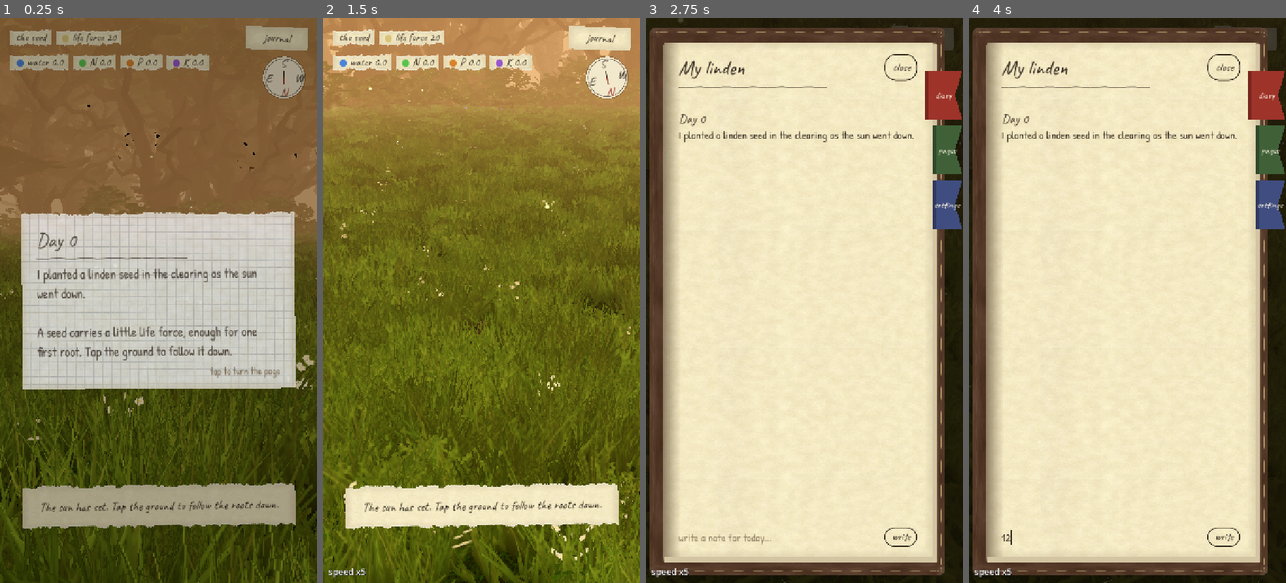
Above: before the commit, frames 1-4 (left to right).
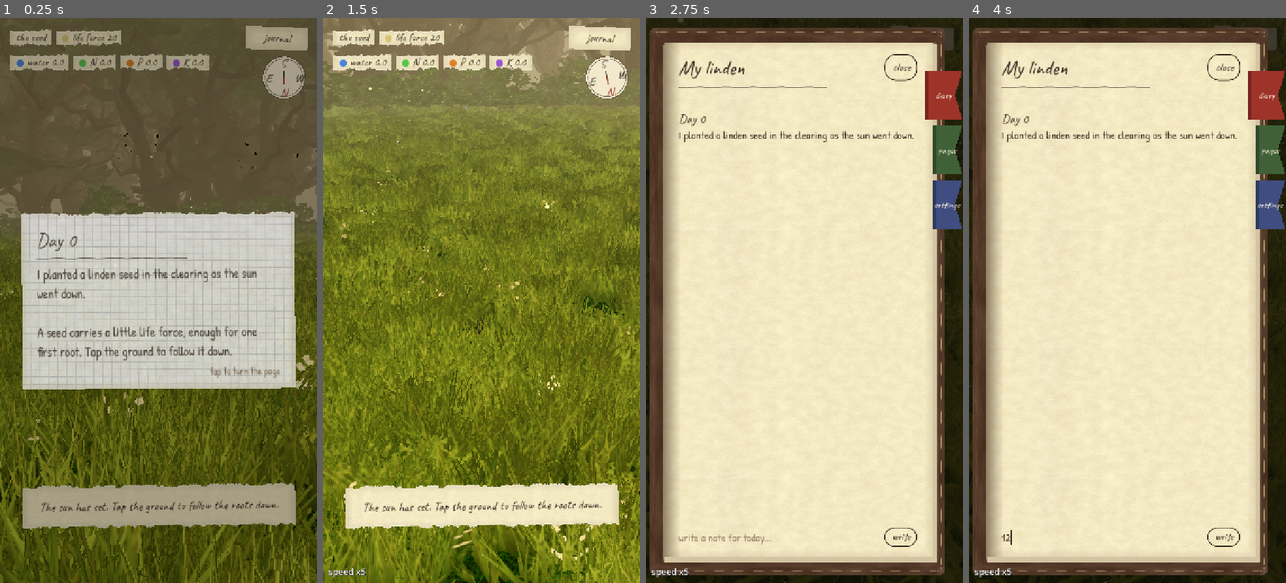
Above: after the commit, the same moments.

Repository: SimonSouleyman/gamdev
Game: Godot game, scene res://main.tscn
Two runs of this game, one before a commit and one after it. Both use one fixed random seed, a clock stepped at 60 frames per second and the inputs below.
Inputs (mouse positions are in pixels of both pictures, inside the frame that each line leads up to):
- Up to frame 1 (0.25 s): no input
- Up to frame 2 (1.5 s): tap Enter at 0.5 s; move the mouse to (551, 272) at 0.52 s; hold Right (ui_right) 0.53-1.25 s; tap T at 0.6 s; click (551, 272) at 0.67 s; tap Space at 0.77, 1.07 s; drag from (418, 328) to (465, 413) at 1.27 s
- Up to frame 3 (2.75 s): move the mouse to (836, 176) at 2.02 s; hold Right (ui_right) from 2.03 s (still down); tap J at 2.1 s
- Up to frame 4 (4 s): release Right (ui_right) at 2.75 s; click (1105, 537) at 2.77 s; type "12" at 2.85 s; click "journal" at 3.5 s

The runs differ from the first frame. In frame 1, 37% of the frame differs, in the area x 0-100%, y 0-100%; in frame 2, 31%; in frame 3, less than 0.1%; in frame 4, less than 0.1%.

Commit message:
Realism round: one trunk and a crown (stronger apical dominance), bare lower trunk, shaded crown interior, less neon leaves, warm light spread over morning and evening, bluer noon sky, softer forest tint and sunset, lighter meadow, limbs sway in the wind
Co-Authored-By: Claude Opus 5.5 (1M context) <noreply@anthropic.com>

Diff:
--- a/Tree/shared/species.gd
+++ b/Tree/shared/species.gd
@@ -11,7 +11,7 @@
 var needs: PackedFloat32Array = PackedFloat32Array([1.0, 0.8, 0.3, 0.4])
 ## Apical dominance 0..1 (Borchert-Honda lambda): high = tall and narrow, low = broad.
 ## Also the share of new markers placed just above the leader (GrowthSim).
-var apical_dominance: float = 0.1
+var apical_dominance: float = 0.25
 ## How strongly shoots bend toward the sun.
 var phototropism: float = 0.5
 ## How strongly shoots resist gravity (negative = droop).
--- a/Tree/tree/bark.gdshader
+++ b/Tree/tree/bark.gdshader
@@ -23,6 +23,16 @@
 	float n = texture(noise, uv * vec2(3.0, 0.45)).r;
 	float m = texture(noise, uv * vec2(9.0, 1.6) + vec2(0.37, 0.11)).r;
 	return smoothstep(0.35, 0.75, n * 0.7 + m * 0.3);
+}
+
+uniform float sway_strength = 1.0;
+
+void vertex() {
+	// Slow limb sway, growing with height, so the crown moves as a whole in the wind.
+	vec3 w = (MODEL_MATRIX * vec4(VERTEX, 1.0)).xyz;
+	float limb = 0.02 * pow(max(w.y, 0.0), 1.2) * sway_strength;
+	vec2 s = vec2(sin(TIME * 0.6 + w.x * 0.2), cos(TIME * 0.5 + w.z * 0.2)) * limb;
+	VERTEX += inverse(mat3(MODEL_MATRIX)) * vec3(s.x, 0.0, s.y);
 }
 
 void fragment() {
--- a/Tree/tree/foliage.gd
+++ b/Tree/tree/foliage.gd
@@ -156,7 +156,7 @@
 ## Seeded; the root of the clump is at the bottom centre of the image.
 static func clump_texture(herbs: bool, seed: int, size: int = 256) -> ImageTexture:
 	# Painted once, then kept in the user folder.
-	var cache := "user://cache/clump_%s_%d_%d_v1.png" % ["herbs" if herbs else "grass", seed, size]
+	var cache := "user://cache/clump_%s_%d_%d_v2.png" % ["herbs" if herbs else "grass", seed, size]
 	if FileAccess.file_exists(cache):
 		var cached := Image.load_from_file(ProjectSettings.globalize_path(cache))
 		if cached != null and not cached.is_empty():
@@ -173,8 +173,8 @@
 		var lean := rng.randf_range(-0.35, 0.35)
 		var bend := rng.randf_range(-0.25, 0.25)
 		var dry := rng.randf() < 0.12 and not herbs
-		var base_col := Color(0.1, 0.18, 0.05)
-		var tip_col := Color(0.47, 0.6, 0.22).lerp(Color(0.62, 0.62, 0.3), 0.6 if dry else rng.randf() * 0.2)
+		var base_col := Color(0.18, 0.28, 0.08)
+		var tip_col := Color(0.62, 0.72, 0.3).lerp(Color(0.62, 0.62, 0.3), 0.6 if dry else rng.randf() * 0.2)
 		tip_col = tip_col * rng.randf_range(0.8, 1.1)
 		var width := rng.randf_range(2.2, 3.6)
 		var steps := int(h)
--- a/Tree/tree/ground.gdshader
+++ b/Tree/tree/ground.gdshader
@@ -5,7 +5,7 @@
 uniform sampler2D noise : filter_linear_mipmap, repeat_enable;
 uniform sampler2D ground_albedo : source_color, filter_linear_mipmap, repeat_enable;
 uniform bool use_texture = false;
-uniform vec3 lush : source_color = vec3(0.25, 0.4, 0.13);
+uniform vec3 lush : source_color = vec3(0.33, 0.48, 0.16);
 uniform vec3 dry : source_color = vec3(0.42, 0.46, 0.2);
 uniform vec3 earth : source_color = vec3(0.27, 0.24, 0.15);
 
--- a/Tree/tree/leaf.gdshader
+++ b/Tree/tree/leaf.gdshader
@@ -14,7 +14,7 @@
 // The forest behind is darker and cooler; the hero tree gets a light rim, so it stands out.
 uniform vec3 tint_mul : source_color = vec3(1.0);
 uniform float rim_strength = 0.0;
-uniform vec3 translucency = vec3(0.22, 0.32, 0.06);
+uniform vec3 translucency = vec3(0.12, 0.16, 0.04);
 
 void vertex() {
 	// Normals bend outward from the cluster centre, so a cluster shades like a soft ball of leaves.
@@ -23,7 +23,11 @@
 	vec3 world = (MODEL_MATRIX * vec4(0.0, 0.0, 0.0, 1.0)).xyz;
 	float gust = sin(TIME * 0.9 + world.x * 0.35 + world.z * 0.27) * 0.5 + 0.5;
 	float sway = sin(TIME * 1.9 + world.x * 1.3 + world.y * 0.7) * 0.04 * (0.4 + gust);
-	float flutter = sin(TIME * 7.0 + VERTEX.x * 9.0 + VERTEX.z * 7.0 + world.y * 3.0) * 0.025 * UV.y;
+	float flutter = sin(TIME * 4.0 + VERTEX.x * 9.0 + VERTEX.z * 7.0 + world.y * 3.0) * 0.025 * UV.y;
+	// Whole limbs sway slowly with height (same as the bark), leaves flutter on top.
+	float limb = 0.02 * pow(max(world.y, 0.0), 1.2);
+	vec2 lsw = vec2(sin(TIME * 0.6 + world.x * 0.2), cos(TIME * 0.5 + world.z * 0.2)) * limb;
+	VERTEX += (inverse(mat3(MODEL_MATRIX)) * vec3(lsw.x, 0.0, lsw.y));
 	VERTEX += vec3(sway, flutter * 0.5, sway * 0.6 + flutter) * wind_strength;
 }
 
@@ -35,7 +39,7 @@
 		if (dither > keep) { discard; }
 	}
 	vec4 tex = texture(leaf_texture, UV);
-	ALBEDO = tex.rgb * COLOR.rgb * tint_mul;
+	ALBEDO = tex.rgb * COLOR.rgb * tint_mul * vec3(0.88, 0.92, 0.78);
 	RIM = rim_strength;
 	RIM_TINT = 0.4;
 	ALPHA = use_atlas ? texture(leaf_opacity, UV).r : tex.a;
--- a/Tree/tree/meadow.gd
+++ b/Tree/tree/meadow.gd
@@ -26,7 +26,7 @@
 		var r: float = h["radius"]
 		match str(h["kind"]):
 			"damp":
-				_wet_patch(p, r * 1.2, Color(0.1, 0.13, 0.07), 0.8)
+				_wet_patch(p, r * 1.2, Color(0.16, 0.22, 0.09), 0.9)
 			"rushes":
 				_scatter(p, r, 18, func(q: Vector3) -> void: _blade(q, _rng.randf_range(0.45, 0.8), 0.012, _mats["rush"]))
 			"clover":
--- a/Tree/tree/scenery.gd
+++ b/Tree/tree/scenery.gd
@@ -38,7 +38,7 @@
 	# Depth separation (Simon: the tree must stand out from the forest): the wood is darker,
 	# cooler and without the hero tree's rim light.
 	(bark as ShaderMaterial).set_shader_parameter("tint_mul", Color(0.62, 0.64, 0.66))
-	(leaf as ShaderMaterial).set_shader_parameter("tint_mul", Color(0.6, 0.68, 0.7))
+	(leaf as ShaderMaterial).set_shader_parameter("tint_mul", Color(0.8, 0.86, 0.84))
 	(bark as ShaderMaterial).set_shader_parameter("rim_strength", 0.0)
 	(leaf as ShaderMaterial).set_shader_parameter("rim_strength", 0.0)
 	for c in get_children():
@@ -577,7 +577,7 @@
 		var top := maxf(18.0, camera_pos.y + 14.0)
 		_wall.scale.y = top / 22.0
 		_wall.position.y = top * 0.5 - 2.0
-		(_wall.material_override as ShaderMaterial).set_shader_parameter("tint", Color(0.55, 0.6, 0.55).lerp(sun_color, 0.3) * (0.5 + 0.5 * clampf(h * 3.0, 0.0, 1.0)))
+		(_wall.material_override as ShaderMaterial).set_shader_parameter("tint", Color(0.55, 0.6, 0.55).lerp(sun_color, 0.1) * (0.5 + 0.5 * clampf(h * 3.0, 0.0, 1.0)))
 	# Clouds: drift with the wind, white by day, warm and dim at the low sun.
 	var cloud_col := Color(1.0, 0.72, 0.55).lerp(Color(1, 1, 1), clampf(h * 3.0, 0.0, 1.0))
 	var bright := 0.35 + 0.75 * clampf(h * 2.5, 0.0, 1.0) if day else 0.3
--- a/Tree/tree/tree_view.gd
+++ b/Tree/tree/tree_view.gd
@@ -104,7 +104,7 @@
 	_sky_mat = PhysicalSkyMaterial.new()
 	_sky_mat.rayleigh_coefficient = 2.0
 	_sky_mat.mie_coefficient = 0.004
-	_sky_mat.turbidity = 3.0
+	_sky_mat.turbidity = 6.0
 	_sky_mat.sun_disk_scale = 1.4
 	_sky_mat.ground_color = Color(0.22, 0.3, 0.14)
 	_sky_mat.energy_multiplier = 1.0
@@ -126,9 +126,9 @@
 	_env.glow_bloom = 0.05
 	_env.fog_enabled = true
 	# Haze lies between the tree and the forest: the wood recedes, the tree stays crisp.
-	_env.fog_density = 0.013
+	_env.fog_density = 0.011
 	_env.fog_light_color = Color(0.45, 0.55, 0.5)
-	_env.fog_aerial_perspective = 0.85
+	_env.fog_aerial_perspective = 0.4
 	_env.fog_sky_affect = 0.05
 	_env.adjustment_enabled = true
 	_env.adjustment_saturation = 1.0
@@ -196,7 +196,7 @@
 	Assets.apply_leaf(_leaf_mat)
 	_leaves.material_override = _leaf_mat
 	# The player's tree catches the light at its edges, so it reads against the forest wall.
-	_leaf_mat.set_shader_parameter("rim_strength", 0.25)
+	_leaf_mat.set_shader_parameter("rim_strength", 0.1)
 	_leaves.extra_cull_margin = 4.0
 
 	# The meadow: dense soft clumps of grass on crossed cards, with herb and wildflower clumps
@@ -301,7 +301,7 @@
 			var pos := Vector2(cos(a) * d, sin(a) * d)
 			# Soft patches: dry yellowish, lush and dark green, shade under the forest edge.
 			var dry := clampf(0.5 + 0.5 * sin(pos.x * 0.23 + 1.3) * cos(pos.y * 0.19 - 0.4), 0.0, 1.0)
-			var col := Color(v, v, v).lerp(Color(1.15 * v, 1.05 * v, 0.6 * v), dry * 0.55)
+			var col := Color(v, v, v).lerp(Color(1.15 * v, 1.05 * v, 0.6 * v), dry * 0.8)
 			if d > 16.0:
 				col = col.darkened(clampf((d - 16.0) / 5.0, 0.0, 0.55))
 			mm.set_instance_color(i, col)
@@ -475,19 +475,27 @@
 	# Leaf clusters on every living twig (thin wood), so the crown fills out, not just the tips.
 	var spots := PackedInt32Array()
 	for id in range(2, g.size()):
-		if g.radii[id] < 0.04 and not g.get_flag(id, "dead", false):
+		var bare_below := state.sim.height() * 0.3 if state.sim.height() > 4.0 else 0.0
+	# Leaves on the thin twigs of the crown; the lower trunk of a grown tree stays bare.
+		if g.radii[id] < 0.06 and not g.get_flag(id, "dead", false) and g.positions[id].y >= bare_below:
 			spots.append(id)
 	var mm := _leaves.multimesh
 	mm.instance_count = spots.size()
 	var rng := RandomNumberGenerator.new()
 	rng.seed = hash([state.seed, "leaf clusters"])
-	var grow := 1.0 + state.sim.height() * 0.1
+	# Each card stands for a spray of many leaves: a big crown needs bigger sprays to read as dense.
+	var grow := 1.0 + state.sim.height() * 0.08
+	var centre := state.sim.centroid()
+	var crown_r := maxf(0.5, state.sim.height() * 0.35)
 	for i in range(spots.size()):
 		var id := spots[i]
-		var s := (0.08 + 0.05 * rng.randf()) * grow
+		var s := (0.09 + 0.05 * rng.randf()) * grow
 		var basis := Basis(Vector3.UP, rng.randf() * TAU) * Basis(Vector3.RIGHT, rng.randf_range(-0.4, 0.4))
 		mm.set_instance_transform(i, Transform3D(basis.scaled(Vector3.ONE * s), g.positions[id]))
 		var tint := rng.randf_range(0.85, 1.12)
+		# Leaves deep inside the crown are in shade.
+		var inner := clampf(1.0 - g.positions[id].distance_to(centre) / crown_r, 0.0, 1.0)
+		tint *= lerpf(1.0, 0.55, inner)
 		mm.set_instance_color(i, Color(tint * rng.randf_range(0.9, 1.05), tint, tint * rng.randf_range(0.85, 1.0)))
 
 
@@ -536,13 +544,14 @@
 	_sun_light.shadow_enabled = h > 0.03
 	_sun_light.shadow_blur = 2.5
 	_sun_light.shadow_opacity = 0.8
-	_sun_light.light_color = Color(1.0, 0.68, 0.42).lerp(Color(1.0, 0.96, 0.9), clampf(h * 2.5, 0.0, 1.0))
-	var k := clampf(h * 3.0, 0.0, 1.0)
+	# Warm light and haze spread over the morning and evening, not just the first minutes.
+	_sun_light.light_color = Color(1.0, 0.68, 0.42).lerp(Color(1.0, 0.96, 0.9), smoothstep(0.05, 0.5, h))
+	var k := smoothstep(0.0, 0.6, h)
 	_scenery.update(get_process_delta_time(), h > 0.0, h, _sun_light.light_color, state.sim.height(), camera.global_position)
 	# The sky glows brighter near the horizon hours, and the haze takes the sun's colour.
 	# A low sun: a bright golden sky and haze, the ground in raking light (the reference photos).
-	_sky_mat.energy_multiplier = 1.0 + 2.2 * (1.0 - k) + (0.35 if clock.boost_active else 0.0)
-	_env.fog_light_color = Color(0.45, 0.55, 0.5).lerp(_sun_light.light_color * 0.9, 0.8 * (1.0 - k))
+	_sky_mat.energy_multiplier = 1.5 + 1.7 * (1.0 - k) + (0.35 if clock.boost_active else 0.0)
+	_env.fog_light_color = Color(0.45, 0.55, 0.5).lerp(_sun_light.light_color * 0.9, 0.4 * (1.0 - k))
 	_env.fog_sun_scatter = 0.35 * (1.0 - k)
 	# The eye adapts: a low sun and the dusk are exposed brighter, so the tree stays readable.
 	_env.tonemap_exposure = 1.1 + 0.6 * (1.0 - k)
@@ -567,7 +576,7 @@
 	# The camera stays in the clearing; a tall tree is seen from lower down with a wider lens,
 	# and the forest trees right behind the camera dissolve (near_fade in the scenery materials).
 	# Never beyond the bushes at the clearing edge (about 17 m): the forest stays behind the camera.
-	var want_distance := clampf(clampf(height * 1.7 + 2.2, 2.4, 15.0) * _zoom, 1.5, 15.5)
+	var want_distance := clampf(clampf(height * 1.7 + 2.2, 2.4, 16.0) * _zoom, 1.5, 16.5)
 	camera.fov = clampf(55.0 + height * 1.2, 55.0, 85.0)
 	var k := 1.0 if snap else 1.0 - exp(-2.0 * delta)
 	_focus = _focus.lerp(want_focus, k)
